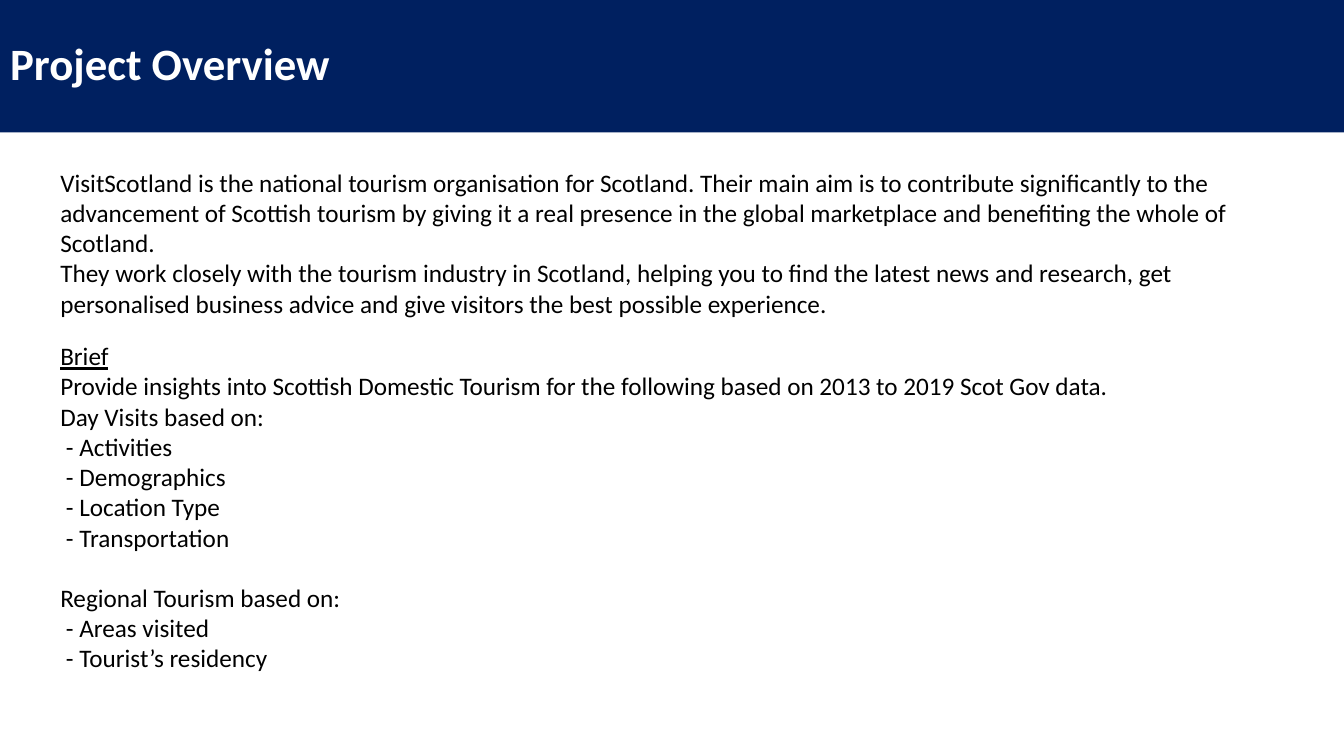
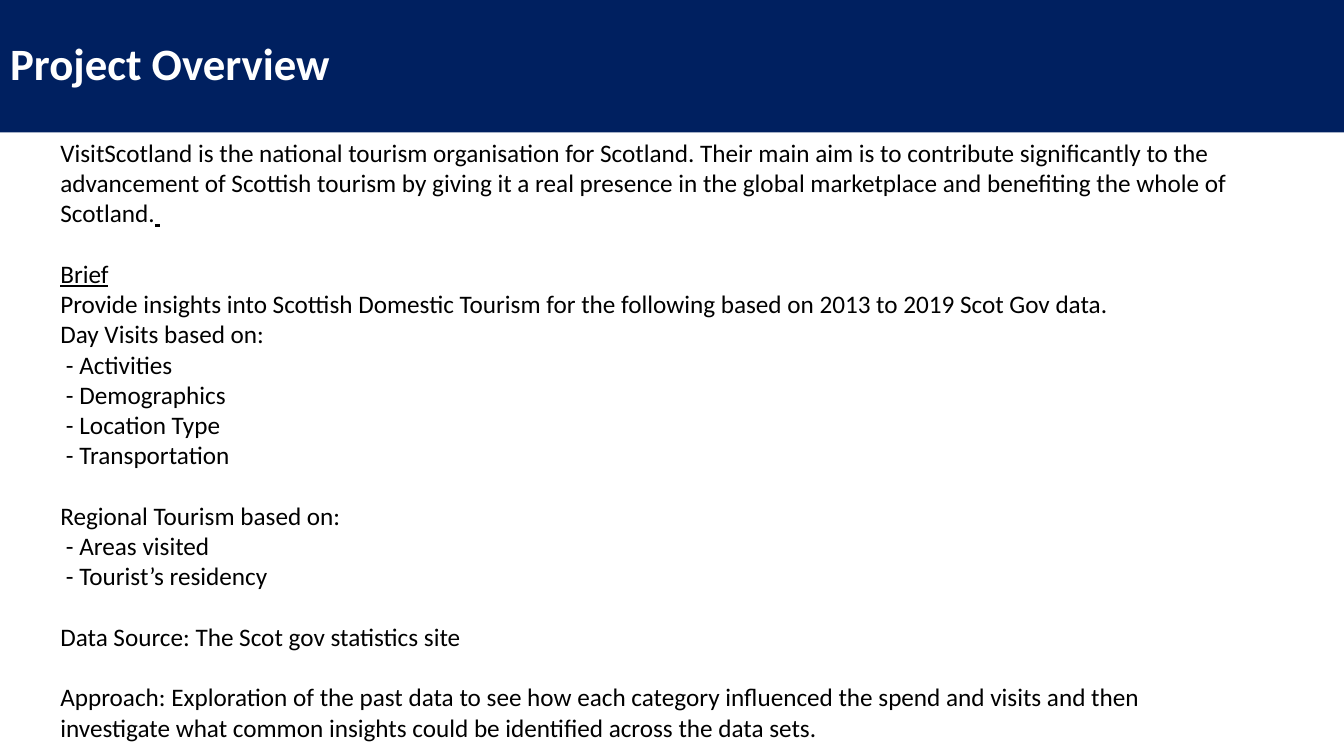
Before and after one commit to barrodea/visit_scotland, a slide deck: slide 2 of Visit Scotland Presentation.pptx. Drawn at 1344x756 pixels with LibreOffice and Linux fonts; fonts in the diff are those of the drawing. Boxes give left, top, right and bottom in pixels: in the first picture for what was removed or moved away, otherwise in the second. Text is boxed around its words. In the diff, an @@ line names an element or a change of style, - is before the commit and + after.

```diff
--- a/Visit Scotland Presentation.pptx
+++ b/Visit Scotland Presentation.pptx
@@ text "VisitScotland is the national tourism ...": place and size @@
-text "VisitScotland is the national tourism ..." at [60, 174, 1226, 318]
+text "VisitScotland is the national tourism ..." at [60, 144, 1226, 742]
@@ text at [60, 265, 1138, 742]: text changed @@
-They work closely with the tourism industry in Scotland, helping you to find the latest news and research, get personalised business advice and give visitors the best possible experience.
+Brief
+Provide insights into Scottish Domestic Tourism for the following based on 2013 to 2019 Scot Gov data.
+Day Visits based on:
+- Activities
+- Demographics
+- Location Type
+- Transportation
+Regional Tourism based on:
+- Areas visited
+- Tourist’s residency
+Data Source: The Scot gov statistics site
+Approach: Exploration of the past data to see how each category influenced the spend and visits and then investigate what common insights could be identified across the data sets.
@@ text removed at [60, 347, 1107, 671] @@
-Brief
-Provide insights into Scottish Domestic Tourism for the following based on 2013 to 2019 Scot Gov data.
-Day Visits based on:
-- Activities
-- Demographics
-- Location Type
-- Transportation
-Regional Tourism based on:
-- Areas visited
-- Tourist’s residency
```
Also in this commit, not shown: 1 slide added, 1 other file.
